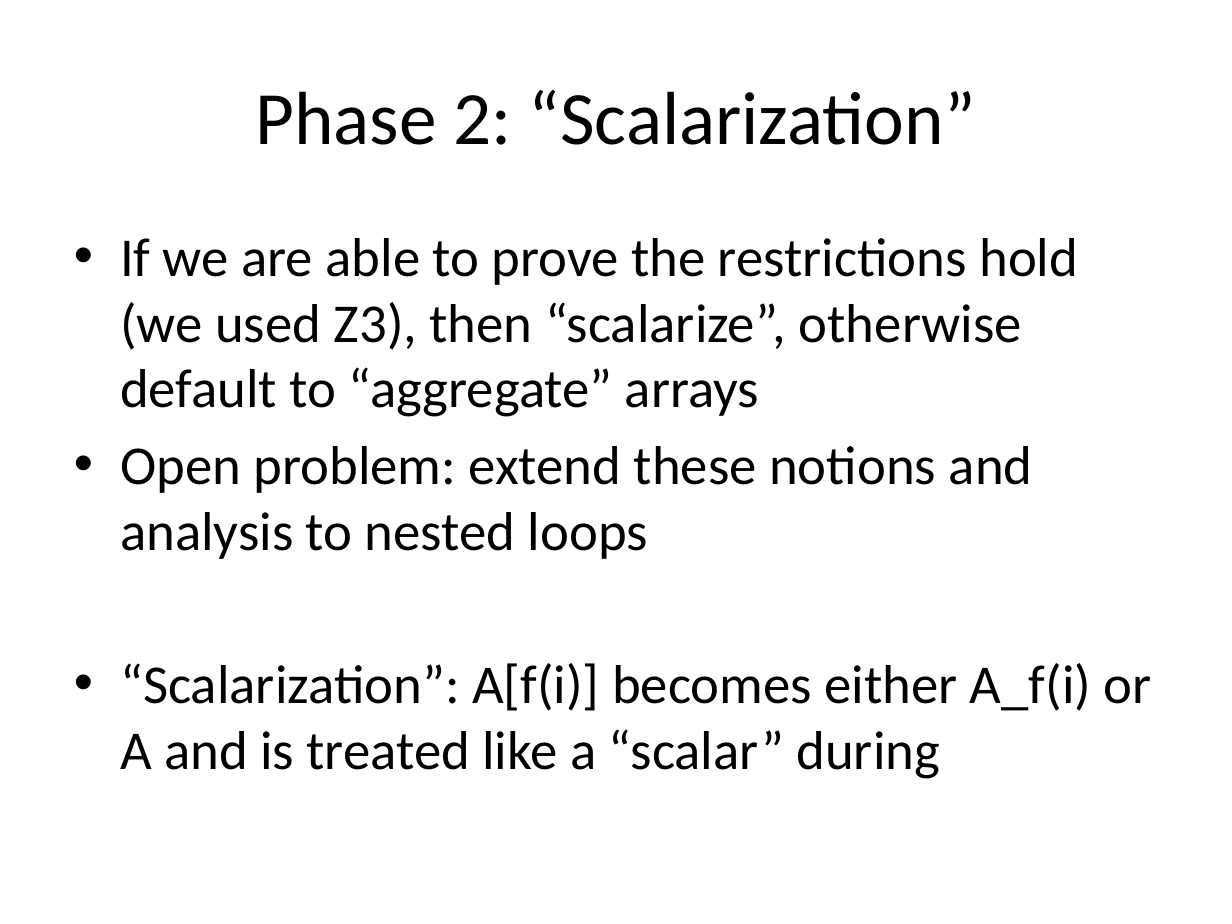
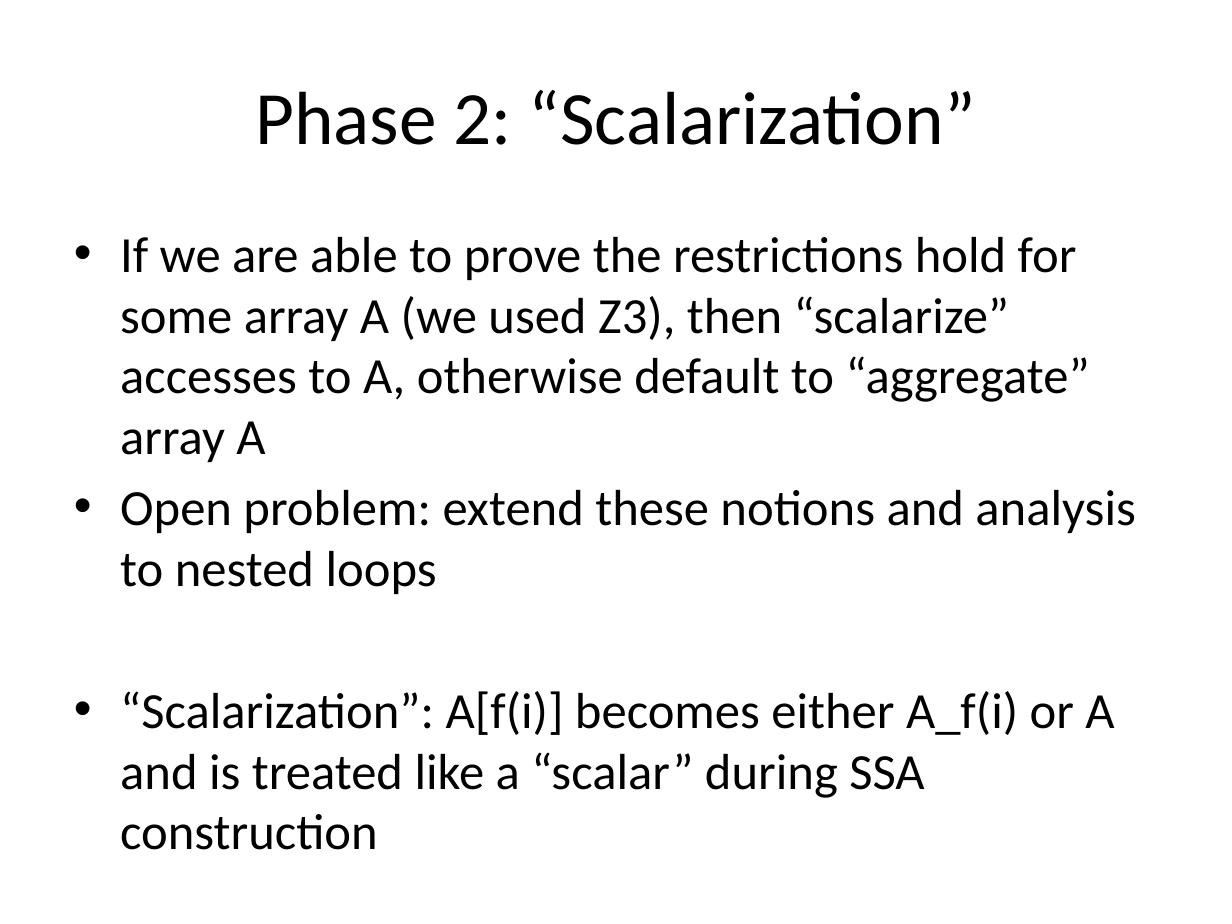
Before and after one commit to milana2/ParallelizationForMPC, a slide deck: slide 14 of MPC_Compiler_Misc_Notes.pptx. Drawn at 1232x924 pixels with LibreOffice and Linux fonts; fonts in the diff are those of the drawing. Boxes give left, top, right and bottom in pixels: in the first picture for what was removed or moved away, otherwise in the second. Text is boxed around its words. In the diff, an @@ line names an element or a change of style, - is before the commit and + after.

```diff
--- a/MPC_Compiler_Misc_Notes.pptx
+++ b/MPC_Compiler_Misc_Notes.pptx
@@ text at [120, 237, 1090, 462]: text changed; size 32 to 29.6 pt @@
-• If we are able to prove the restrictions hold (we used Z3), then “scalarize”, otherwise default to “aggregate” arrays
+• If we are able to prove the restrictions hold for some array A (we used Z3), then “scalarize” accesses to A, otherwise default to “aggregate” array A
@@ text at [120, 490, 1135, 594]: size 32 to 29.6 pt in "Open problem: extend these notions and analysis ..." @@
@@ text at [120, 691, 1114, 798]: text changed; size 32 to 29.6 pt @@
-• “Scalarization”: A[f(i)] becomes either A_f(i) or A and is treated like a “scalar” during
+• “Scalarization”: A[f(i)] becomes either A_f(i) or A and is treated like a “scalar” during SSA construction
```
Also in this commit, not shown: 4 other slides changed.
